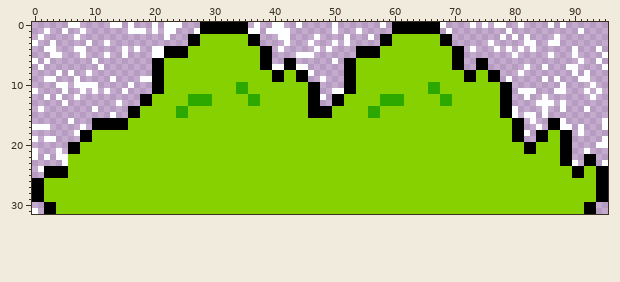
Sprite sheet -- images/png/plant-b.png. Above is the file before it was changed.
The file is 96x32 pixels. Pixels under 10% opacity are left out. Colours within 5 levels of each other are drawn and written as one.
And afterwards:
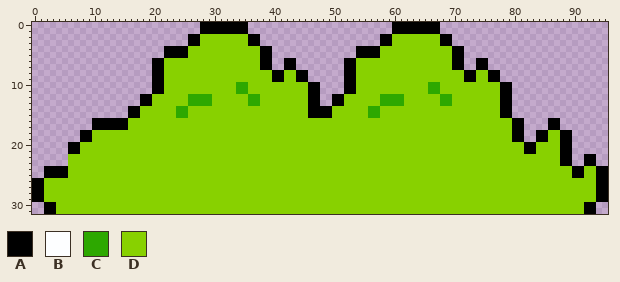
Palette (. is transparent): A #000000  B #fdfeff  C #2da800  D #88d100
The exact change:
@@ x 0..95 @@
- 0 ......BB.....BB.B...B.BBB...AAAAAAAA.B..BB..B.....B.......B.AAAAAAAAB....B.B.BB..B....B.B.......
- 1 ..B..B..B.......BBB.B.BB...BAAAAAAAABB.BBBB.......B...B.....AAAAAAAA.B.........B...........B....
- 2 .B.....B..............B...AADDDDDDDDAA...BB....B....B...B.AADDDDDDDDAA........B.B.B....B........
- 3 B..B.....B..B.............AADDDDDDDDAA....B...B...B.B.....AADDDDDDDDAA......B.....BB..BB........
- 4 ..BB...BB......B.B..BBAAAADDDDDDDDDDDDAA.B.....B.B....AAAADDDDDDDDDDDDAA.B...B.B.B.B......B...B.
- 5 ...BB...B...B..B....BBAAAADDDDDDDDDDDDAA....BBB.......AAAADDDDDDDDDDDDAA........B.....B...B....B
- 6 B.B.......B.........AADDDDDDDDDDDDDDDDAA..AA......B.AADDDDDDDDDDDDDDDDAA..AA...............B..B.
- 7 .B.........B........AADDDDDDDDDDDDDDDDAABBAABB......AADDDDDDDDDDDDDDDDAA..AA......B..B...BB....B
- 8 ....B.B..B..........AADDDDDDDDDDDDDDDDDDAADDAAB.....AADDDDDDDDDDDDDDDDDDAADDAA...B........B.B...
- 9 ..BB...B.....B....BBAADDDDDDDDDDDDDDDDDDAADDAA..B...AADDDDDDDDDDDDDDDDDDAADDAA.B.....B.B...BB...
-10 ....BB.BBBB.....B...AADDDDDDDDDDDDCCDDDDDDDDDDAA....AADDDDDDDDDDDDCCDDDDDDDDDDAA........B....B..
-11 B....B..B.B.B..B....AADDDDDDDDDDDDCCDDDDDDDDDDAA..BBAADDDDDDDDDDDDCCDDDDDDDDDDAA.BBB...BB...B.B.
-12 ..B.B..B..........AADDDDDDCCCCDDDDDDCCDDDDDDDDAAB.AADDDDDDCCCCDDDDDDCCDDDDDDDDAA..B..B.......B..
-13 .....B........B...AADDDDDDCCCCDDDDDDCCDDDDDDDDAA..AADDDDDDCCCCDDDDDDCCDDDDDDDDAA....BBB.B.......
-14 .B........B.....AADDDDDDCCDDDDDDDDDDDDDDDDDDDDAAAADDDDDDCCDDDDDDDDDDDDDDDDDDDDAAB....B..B...B...
-15 .............B..AADDDDDDCCDDDDDDDDDDDDDDDDDDDDAAAADDDDDDCCDDDDDDDDDDDDDDDDDDDDAAB.BB.B..........
-16 ......B...AAAAAADDDDDDDDDDDDDDDDDDDDDDDDDDDDDDDDDDDDDDDDDDDDDDDDDDDDDDDDDDDDDDDDAA.B..AAB......B
-17 BBB.....B.AAAAAADDDDDDDDDDDDDDDDDDDDDDDDDDDDDDDDDDDDDDDDDDDDDDDDDDDDDDDDDDDDDDDDAA..B.AABB.B...B
-18 .......BAADDDDDDDDDDDDDDDDDDDDDDDDDDDDDDDDDDDDDDDDDDDDDDDDDDDDDDDDDDDDDDDDDDDDDDAAB.AADDAA.B....
-19 B.BB....AADDDDDDDDDDDDDDDDDDDDDDDDDDDDDDDDDDDDDDDDDDDDDDDDDDDDDDDDDDDDDDDDDDDDDDAA..AADDAA.....B
-20 ......AADDDDDDDDDDDDDDDDDDDDDDDDDDDDDDDDDDDDDDDDDDDDDDDDDDDDDDDDDDDDDDDDDDDDDDDDDDAADDDDAA....BB
-21 B...B.AADDDDDDDDDDDDDDDDDDDDDDDDDDDDDDDDDDDDDDDDDDDDDDDDDDDDDDDDDDDDDDDDDDDDDDDDDDAADDDDAA..B...
-22 B.B.BBDDDDDDDDDDDDDDDDDDDDDDDDDDDDDDDDDDDDDDDDDDDDDDDDDDDDDDDDDDDDDDDDDDDDDDDDDDDDDDDDDDAA..AA..
-23 .....BDDDDDDDDDDDDDDDDDDDDDDDDDDDDDDDDDDDDDDDDDDDDDDDDDDDDDDDDDDDDDDDDDDDDDDDDDDDDDDDDDDAAB.AA.B
-24 .BAAAADDDDDDDDDDDDDDDDDDDDDDDDDDDDDDDDDDDDDDDDDDDDDDDDDDDDDDDDDDDDDDDDDDDDDDDDDDDDDDDDDDDDAADDAA
+ 0 ............................AAAAAAAA........................AAAAAAAA............................
+ 1 ............................AAAAAAAA........................AAAAAAAA............................
+ 2 ..........................AADDDDDDDDAA....................AADDDDDDDDAA..........................
+ 3 ..........................AADDDDDDDDAA....................AADDDDDDDDAA..........................
+ 4 ......................AAAADDDDDDDDDDDDAA..............AAAADDDDDDDDDDDDAA........................
+ 5 ......................AAAADDDDDDDDDDDDAA..............AAAADDDDDDDDDDDDAA........................
+ 6 ....................AADDDDDDDDDDDDDDDDAA..AA........AADDDDDDDDDDDDDDDDAA..AA....................
+ 7 ....................AADDDDDDDDDDDDDDDDAA..AA........AADDDDDDDDDDDDDDDDAA..AA....................
+ 8 ....................AADDDDDDDDDDDDDDDDDDAADDAA......AADDDDDDDDDDDDDDDDDDAADDAA..................
+ 9 ....................AADDDDDDDDDDDDDDDDDDAADDAA......AADDDDDDDDDDDDDDDDDDAADDAA..................
+10 ....................AADDDDDDDDDDDDCCDDDDDDDDDDAA....AADDDDDDDDDDDDCCDDDDDDDDDDAA................
+11 ....................AADDDDDDDDDDDDCCDDDDDDDDDDAA....AADDDDDDDDDDDDCCDDDDDDDDDDAA................
+12 ..................AADDDDDDCCCCDDDDDDCCDDDDDDDDAA..AADDDDDDCCCCDDDDDDCCDDDDDDDDAA................
+13 ..................AADDDDDDCCCCDDDDDDCCDDDDDDDDAA..AADDDDDDCCCCDDDDDDCCDDDDDDDDAA................
+14 ................AADDDDDDCCDDDDDDDDDDDDDDDDDDDDAAAADDDDDDCCDDDDDDDDDDDDDDDDDDDDAA................
+15 ................AADDDDDDCCDDDDDDDDDDDDDDDDDDDDAAAADDDDDDCCDDDDDDDDDDDDDDDDDDDDAA................
+16 ..........AAAAAADDDDDDDDDDDDDDDDDDDDDDDDDDDDDDDDDDDDDDDDDDDDDDDDDDDDDDDDDDDDDDDDAA....AA........
+17 ..........AAAAAADDDDDDDDDDDDDDDDDDDDDDDDDDDDDDDDDDDDDDDDDDDDDDDDDDDDDDDDDDDDDDDDAA....AA........
+18 ........AADDDDDDDDDDDDDDDDDDDDDDDDDDDDDDDDDDDDDDDDDDDDDDDDDDDDDDDDDDDDDDDDDDDDDDAA..AADDAA......
+19 ........AADDDDDDDDDDDDDDDDDDDDDDDDDDDDDDDDDDDDDDDDDDDDDDDDDDDDDDDDDDDDDDDDDDDDDDAA..AADDAA......
+20 ......AADDDDDDDDDDDDDDDDDDDDDDDDDDDDDDDDDDDDDDDDDDDDDDDDDDDDDDDDDDDDDDDDDDDDDDDDDDAADDDDAA......
+21 ......AADDDDDDDDDDDDDDDDDDDDDDDDDDDDDDDDDDDDDDDDDDDDDDDDDDDDDDDDDDDDDDDDDDDDDDDDDDAADDDDAA......
+22 ......DDDDDDDDDDDDDDDDDDDDDDDDDDDDDDDDDDDDDDDDDDDDDDDDDDDDDDDDDDDDDDDDDDDDDDDDDDDDDDDDDDAA..AA..
+23 ......DDDDDDDDDDDDDDDDDDDDDDDDDDDDDDDDDDDDDDDDDDDDDDDDDDDDDDDDDDDDDDDDDDDDDDDDDDDDDDDDDDAA..AA..
+24 ..AAAADDDDDDDDDDDDDDDDDDDDDDDDDDDDDDDDDDDDDDDDDDDDDDDDDDDDDDDDDDDDDDDDDDDDDDDDDDDDDDDDDDDDAADDAA
 25 ..AAAADDDDDDDDDDDDDDDDDDDDDDDDDDDDDDDDDDDDDDDDDDDDDDDDDDDDDDDDDDDDDDDDDDDDDDDDDDDDDDDDDDDDAADDAA
@@ x 0..2 @@
 30 ..A
-31 B.A
+31 ..A
Pixel boxes of the changes (left, top, right, bottom) in both pictures:
erased: (32, 22, 200, 172)
erased: (248, 22, 386, 100)
erased: (440, 22, 608, 166)
erased: (32, 208, 38, 214)
